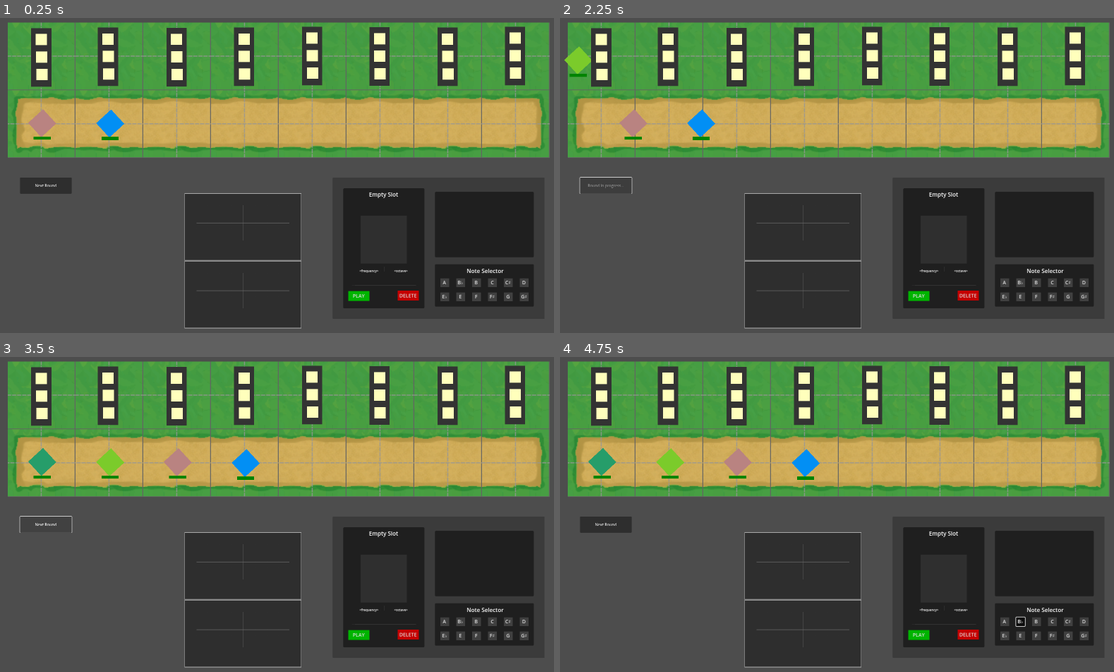
Above: before the commit, frames 1-4 (two rows, left to right).
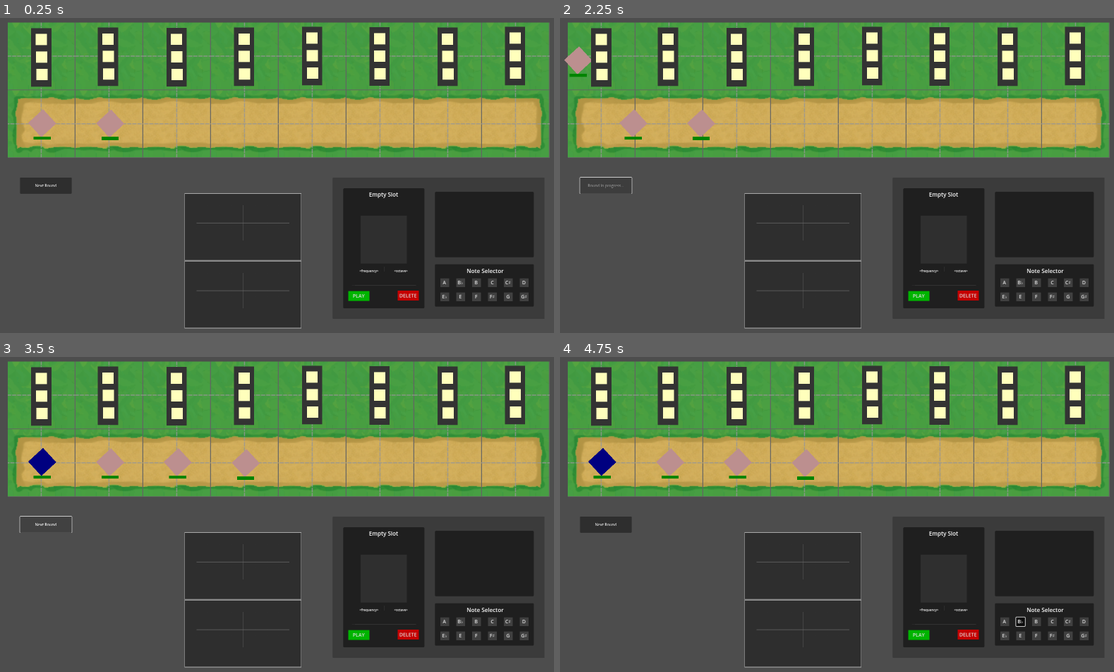
Above: after the commit, the same moments.

Repository: levyy7/Phantom-Frequencies
Game: Godot game, scene res://main_scene.tscn
Same seed, same stepped clock (60 frames per second), same inputs: the game is played once before the commit and once after it.
Inputs:
- Up to frame 1 (0.25 s): no input
- Up to frame 2 (2.25 s): click "PLAY" at 0.5 s; click "PLAY" at 1.25 s; click "Next Round" at 2 s
- Up to frame 3 (3.5 s): click "Next Round" at 2.75 s
- Up to frame 4 (4.75 s): click "A" at 3.5 s; click "B♭" at 4.25 s

The runs differ from the first frame. In frame 1, 0.2% of the frame differs, in the area x 17-23%, y 29-38%; in frame 2, 0.5%; in frame 3, 0.7%, in the area x 5-47%, y 28-38%; in frame 4, 0.7%.
Error in both runs: Assertion failed. (res://ui/tower_ui.gd:93)

Commit message:
add different enemies, colors and level start

Diff:
--- a/enemy/damage/high_frequency_enemy.gd
+++ b/enemy/damage/high_frequency_enemy.gd
@@ -1,8 +1,10 @@
 class_name HighFrequencyEnemy extends DamageHandler
 
-
+var cutoff = 660.0 # 7/12 and bove pass (perfect fifth)
+var color = Color.NAVY_BLUE
 func take_damage(hp: int, amount: Damage) -> int:
-	hp -= amount.damage
-	hp = max(hp, 0)
+	if(amount.freq.frequency>=cutoff):
+		hp -= amount.damage
+		hp = max(hp, 0)
 
 	return hp
--- /dev/null
+++ b/enemy/damage/low_frequency_enemy.gd
@@ -0,0 +1,10 @@
+class_name LowFrequencyEnemy extends DamageHandler
+
+var cutoff = 660.0 # below 7/12 pass (perfect fifth)
+var color = Color.ROSY_BROWN
+func take_damage(hp: int, amount: Damage) -> int:
+	if(amount.freq.frequency<cutoff):
+		hp -= amount.damage
+		hp = max(hp, 0)
+
+	return hp
--- a/enemy/enemy.gd
+++ b/enemy/enemy.gd
@@ -22,7 +22,7 @@
 static func create_enemy(dmg: DamageHandler) -> Enemy:
 	var enemy: Enemy = enemy_scene.instantiate()
 	enemy.damage_handler = dmg
-
+	enemy.color = enemy.damage_handler.color
 	return enemy
 
 
@@ -40,14 +40,14 @@
 
 var color: Color = Color.BLACK:
 	set(new_color):
+		color=new_color
 		$ColorRect.color = new_color
 
 
 func _ready() -> void:
 	health_bar.max_value = hp
 	health_bar.value = hp
-	var random_color = Color(randf(), randf(), randf())
-	$ColorRect.color = random_color
+	#$ColorRect.color = color
 
 
 func take_damage(_amount: Damage) -> void:
--- a/main_scene.gd
+++ b/main_scene.gd
@@ -3,6 +3,32 @@
 
 var is_paused: bool = true
 
+
+var level0 = {
+	"name": "level0",
+	"description": "introduces pitches",
+	"tiles":8,
+	"startingGhosts":[LowFrequencyEnemy,LowFrequencyEnemy],
+	"startingTowers":[],
+	"upcomingGhosts":[LowFrequencyEnemy,HighFrequencyEnemy,HighFrequencyEnemy,HighFrequencyEnemy],
+	}
+var levels = [level0]
+func init_level(level):
+	var damage_handlers = level["startingGhosts"]
+	var ghosts = []
+	for damage_handler in damage_handlers:
+		var newEnemy = Enemy.create_enemy(damage_handler.new())
+		ghosts.append(newEnemy)
+	$Map/TileManager.fill_with_enemies(ghosts)
+	popNextGhost(level)
+
+func popNextGhost(level):
+	var next_damage_handler = level["upcomingGhosts"].pop_front()
+	if (next_damage_handler):
+		var newEnemy = Enemy.create_enemy(next_damage_handler.new())
+		$Map/TileManager.ini_turn(newEnemy)
+	else:
+		$Map/TileManager.ini_turn(null)
 func play_one_round():
 	# reset the enemy's bullet
 	var next_round_button := $"UI frame/NextRoundButton" as Button
@@ -15,10 +41,8 @@
 
 
 	tile_manager.end_turn()
-
-	var newEnemy = Enemy.create_enemy(HighFrequencyEnemy.new())
-
-	tile_manager.ini_turn(newEnemy)
+	var level = levels[0]
+	popNextGhost(level)
 
 	await tile_manager.turn_finished
 	print("Turn finished")
@@ -27,20 +51,10 @@
 	next_round_button.text = "Next Round"
 
 
-
 func _ready() -> void:
 	# TODO: make better default enemies
-
 	setup_ui_connections()
-
-	var enemy1 = Enemy.create_enemy(HighFrequencyEnemy.new())
-	var enemy2 = Enemy.create_enemy(HighFrequencyEnemy.new())
-
-	var newEnemy = Enemy.create_enemy(HighFrequencyEnemy.new())
-	var enemyList = [enemy1, enemy2, null, null]
-	$Map/TileManager.fill_with_enemies(enemyList)
-	$Map/TileManager.ini_turn(newEnemy)
-
+	init_level(levels[0])
 
 func setup_ui_connections() -> void:
 	var slots = get_tree().get_nodes_in_group("tower_slot")
